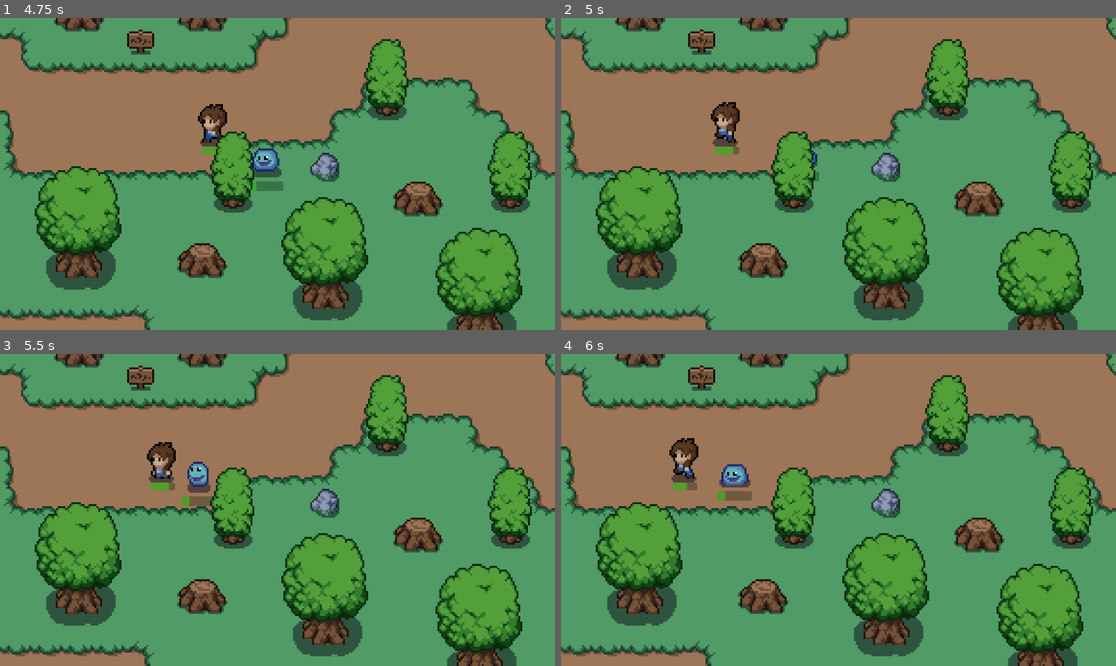
Above: before the commit, frames 1-4 (two rows, left to right).
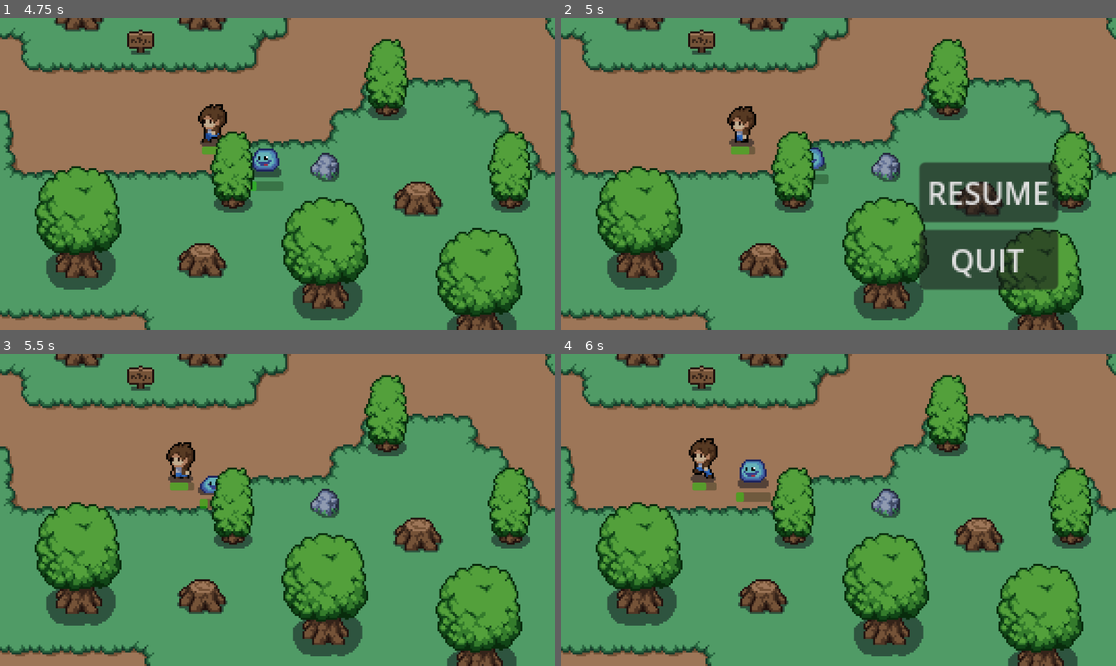
Above: after the commit, the same moments.

Repository: zhengxl266/SPFC-game-mineverse-2
Game: Godot game, scene res://UI/main_menu.tscn
The game is run twice, just before and just after one commit, with the same random seed, the same clock (stepped at 60 frames per second) and the same inputs.
Inputs (mouse positions are in pixels of both pictures, inside the frame that each line leads up to):
- Up to frame 1 (4.75 s): click "Play" at 0.5 s; hold Right (ui_right) 1.28-2.03 s; tap Q (attack) every 0.75 s from 1.35 to 4.35 s; hold Down (ui_down) 2.03-2.78 s; hold Right (ui_right) 2.78-3.53 s; hold Up (ui_up) 3.53-4.28 s; hold Left (ui_left) from 4.28 s (still down)
- Up to frame 2 (5 s): keep holding Left (ui_left); tap Escape (ui_cancel) at 4.9 s
- Up to frame 3 (5.5 s): release Left (ui_left) at 5 s; click (427, 528) at 5 s, where only the run after the commit has a clickable "RESUME"
- Up to frame 4 (6 s): hold Left (ui_left) from 5.78 s (still down); tap Q (attack) at 5.85 s

Frame 1 is identical in both runs. In frame 2, 11% of the frame differs, in the area x 26-90%, y 26-88%; in frame 3, 1.6%; in frame 4, 2.1%.

Commit message:
pause_menu

Diff:
--- /dev/null
+++ b/UI/pause_menu.tscn
@@ -0,0 +1,38 @@
+[gd_scene load_steps=2 format=3 uid="uid://6w3r50fc4dmy"]
+
+[ext_resource type="Script" path="res://pause_menu.gd" id="1_gfbw0"]
+
+[node name="Control" type="Control"]
+layout_mode = 3
+anchors_preset = 15
+anchor_right = 1.0
+anchor_bottom = 1.0
+grow_horizontal = 2
+grow_vertical = 2
+script = ExtResource("1_gfbw0")
+
+[node name="MarginContainer" type="MarginContainer" parent="."]
+layout_mode = 0
+offset_left = 186.0
+offset_top = 102.0
+offset_right = 263.0
+offset_bottom = 181.0
+
+[node name="HBoxContainer" type="HBoxContainer" parent="MarginContainer"]
+layout_mode = 2
+
+[node name="VBoxContainer" type="VBoxContainer" parent="MarginContainer/HBoxContainer"]
+layout_mode = 2
+
+[node name="RESUME" type="Button" parent="MarginContainer/HBoxContainer/VBoxContainer"]
+process_mode = 3
+layout_mode = 2
+text = "RESUME"
+
+[node name="QUIT" type="Button" parent="MarginContainer/HBoxContainer/VBoxContainer"]
+process_mode = 3
+layout_mode = 2
+text = "QUIT"
+
+[connection signal="pressed" from="MarginContainer/HBoxContainer/VBoxContainer/RESUME" to="." method="_on_resume_pressed"]
+[connection signal="pressed" from="MarginContainer/HBoxContainer/VBoxContainer/QUIT" to="." method="_on_quit_pressed"]
--- /dev/null
+++ b/pause_menu.gd
@@ -0,0 +1,18 @@
+extends Control
+
+@onready var resume_button = $MarginContainer/HBoxContainer/VBoxContainer/RESUME as Button
+@onready var quit_button = $MarginContainer/HBoxContainer/VBoxContainer/QUIT as Button
+# Called when the node enters the scene tree for the first time.
+func _ready():
+	resume_button.pressed.connect(_on_resume_pressed)
+	quit_button.pressed.connect(_on_quit_pressed)
+
+
+func _on_resume_pressed():
+	#get_tree().paused = false
+	Pausemanager.toggle_pause()
+	queue_free()
+
+
+func _on_quit_pressed():
+	get_tree().quit()
--- /dev/null
+++ b/pausemanager.gd
@@ -0,0 +1,11 @@
+extends Node
+
+
+# Called when the node enters the scene tree for the first time.
+func _ready():
+	pass # Replace with function body.
+
+
+# Called every frame. 'delta' is the elapsed time since the previous frame.
+func _process(delta):
+	pass
--- a/project.godot
+++ b/project.godot
@@ -19,6 +19,7 @@
 
 Global="*res://scripts/Global.gd"
 DamageNumbers="*res://scripts/DamageNumbers.gd"
+Pausemanager="*res://scripts/pausemanager.gd"
 
 [input]
 
--- a/scripts/Global.gd
+++ b/scripts/Global.gd
@@ -11,6 +11,10 @@
 
 var game_first_loadin = true
 var game_over = false
+
+func _input(event):
+	if event.is_action_pressed("ui_cancel"):  # Escape key by default
+		Pausemanager.toggle_pause()
 
 func finish_change_scene():
 	if transition_scene == true:
--- /dev/null
+++ b/scripts/pausemanager.gd
@@ -0,0 +1,25 @@
+extends Node
+
+var is_paused = false
+var pause_menu_scene: PackedScene = preload("res://ui/pause_menu.tscn")
+var pause_menu_instance: Control = null
+
+func _ready():
+	# Initialize the pause menu instance but do not add it to the tree yet
+	pause_menu_instance = pause_menu_scene.instantiate()
+	pause_menu_instance.name = "PauseMenu"
+
+func toggle_pause():
+	is_paused = !is_paused
+	get_tree().paused = is_paused
+
+	if is_paused:
+		if not is_instance_valid(pause_menu_instance):
+			pause_menu_instance = pause_menu_scene.instantiate()
+			pause_menu_instance.name = "PauseMenu"
+		if pause_menu_instance.get_parent() == null:
+			get_tree().root.add_child(pause_menu_instance)
+	else:
+		if is_instance_valid(pause_menu_instance) and pause_menu_instance.get_parent() != null:
+			pause_menu_instance.queue_free()
+			pause_menu_instance = null
--- a/scripts/world.gd
+++ b/scripts/world.gd
@@ -1,5 +1,5 @@
 extends Node2D
-
+@onready var pause_menu_scene: PackedScene = preload("res://ui/pause_menu.tscn")
 @onready var BGM = $BGM
 var backgroundmusicOn = true
 
@@ -13,6 +13,10 @@
 		$player.position.y = Global.player_exit_cliffside_posy
 		$player.respawn_position = Vector2(Global.player_exit_cliffside_posx, Global.player_exit_cliffside_posy)
 
+
+func _input(event):
+	if event.is_action_pressed("ui_cancel"):  # Escape key by default
+		Pausemanager.toggle_pause()
 
 func _process(delta):
 	change_scene()
